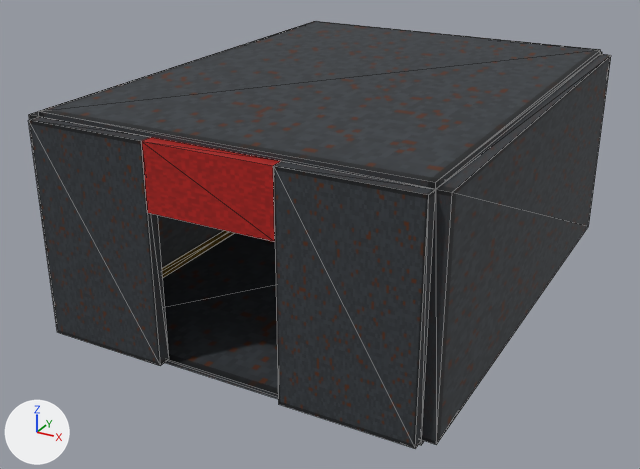
The glTF model web/public/models/station_room.glb: old version first, new version second.
The view is the same before and after, from a camera (50 mm lens) standing at (6.34, -12.75, 6.91) and looking at (-0.33, -0.61, 0.84). Arrows for +X, +Y and +Z are at lower left; the lights stay in place. The first picture is the older version. Mesh edges are drawn as thin lines. Vertices at exactly the same position are counted once.

The scene before the commit, as lines of its bpy script (objects in view):
```python
me_bn_station_room_1337_mesh = bpy.data.meshes.new('bn_station_room_1337_mesh')
me_bn_station_room_1337_mesh.from_pydata(...)  # 200 vertices, 348 faces; spans x -3.2..3.2, y -4.2..4.2, z -0.08..3.48
# faces by material slot: [24, 48, 12, 36, 84, 108, 36]
me_bn_station_room_1337_mesh.materials.append(mat_mat_door_emergency_red_ps1_w75)
me_bn_station_room_1337_mesh.materials.append(mat_mat_fluorescent_lit_ps1_w75)
me_bn_station_room_1337_mesh.materials.append(mat_mat_floor_metal_ps1_w75)
me_bn_station_room_1337_mesh.materials.append(mat_mat_floor_hazard_ps1_w75)
me_bn_station_room_1337_mesh.materials.append(mat_mat_wall_bulkhead_ps1_w75)
me_bn_station_room_1337_mesh.materials.append(mat_mat_wall_support_beam_ps1_w75)
me_bn_station_room_1337_mesh.materials.append(mat_mat_ceiling_girder_ps1_w75)
ob_bn_station_room_1337 = bpy.data.objects.new('bn_station_room_1337', me_bn_station_room_1337_mesh)
ob_bn_station_room_1337.location = (0.0, 0.0, 0.0)
```
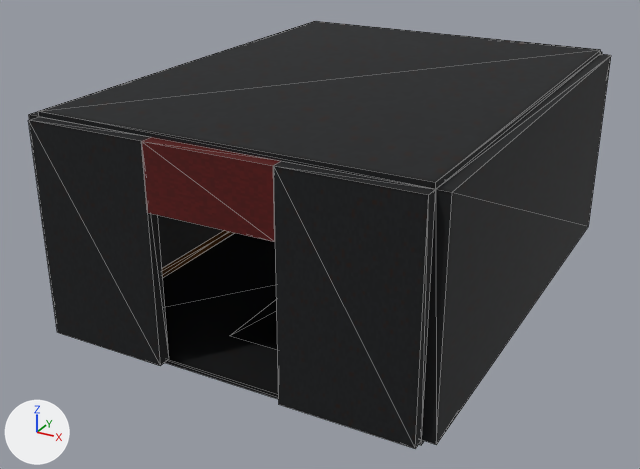
The newer file is also turned or shifted as a whole; pictures and numbers use the older file's frame.

Patch to the scene script:
```diff
--- a/web/public/models/station_room.glb.py
+++ b/web/public/models/station_room.glb.py
@@ mat_mat_psx_industrial_hazard_door_emergency_red_w50 @@
+mat_mat_psx_industrial_hazard_door_emergency_red_w50 = bpy.data.materials.new('mat_psx_industrial_hazard_door_emergency_red_w50')
+# uses the picture img_ps1_atlas_w50_s42
@@ mat_mat_psx_industrial_hazard_ceiling_girder_w50 @@
+mat_mat_psx_industrial_hazard_ceiling_girder_w50 = bpy.data.materials.new('mat_psx_industrial_hazard_ceiling_girder_w50')
+# uses the picture img_ps1_atlas_w50_s42
@@ mat_mat_psx_industrial_hazard_wall_bulkhead_w50 @@
+mat_mat_psx_industrial_hazard_wall_bulkhead_w50 = bpy.data.materials.new('mat_psx_industrial_hazard_wall_bulkhead_w50')
+# uses the picture img_ps1_atlas_w50_s42
@@ mat_mat_psx_industrial_hazard_wall_support_beam_w50 @@
+mat_mat_psx_industrial_hazard_wall_support_beam_w50 = bpy.data.materials.new('mat_psx_industrial_hazard_wall_support_beam_w50')
+# uses the picture img_ps1_atlas_w50_s42
@@ mat_mat_psx_industrial_hazard_floor_grate_w50 @@
+mat_mat_psx_industrial_hazard_floor_grate_w50 = bpy.data.materials.new('mat_psx_industrial_hazard_floor_grate_w50')
+# uses the picture img_ps1_atlas_w50_s42
@@ mat_mat_psx_industrial_hazard_floor_metal_w50 @@
+mat_mat_psx_industrial_hazard_floor_metal_w50 = bpy.data.materials.new('mat_psx_industrial_hazard_floor_metal_w50')
+# uses the picture img_ps1_atlas_w50_s42
@@ mat_mat_psx_industrial_hazard_fluorescent_lit_w50 @@
+mat_mat_psx_industrial_hazard_fluorescent_lit_w50 = bpy.data.materials.new('mat_psx_industrial_hazard_fluorescent_lit_w50')
+# colours: white #f3fdff, mixed with the vertex colours
+# uses the picture img_ps1_atlas_w50_s42
@@ mat_mat_psx_industrial_hazard_floor_hazard_w50 @@
+mat_mat_psx_industrial_hazard_floor_hazard_w50 = bpy.data.materials.new('mat_psx_industrial_hazard_floor_hazard_w50')
+# uses the picture img_ps1_atlas_w50_s42
@@ me_bn_station_room_1337_mesh @@
-me_bn_station_room_1337_mesh.from_pydata(...)  # 200 vertices, 348 faces; spans x -3.2..3.2, y -4.2..4.2, z -0.08..3.48
-me_bn_station_room_1337_mesh.materials.append(mat_mat_fluorescent_lit_ps1_w75)
-me_bn_station_room_1337_mesh.materials.append(mat_mat_wall_support_beam_ps1_w75)
-me_bn_station_room_1337_mesh.materials.append(mat_mat_ceiling_girder_ps1_w75)
+me_bn_station_room_1337_mesh.from_pydata(...)  # 192 vertices, 336 faces; spans x -3.2..3.2, y -4.2..4.2, z -0.08..3.48
+# me_bn_station_room_1337_mesh part 1: the loose piece of 8 vertices spanning x -2.64..2.64, y 0.96..4.0, z 0.0..0.35 is scaled about its middle by (0.227, 1.97, 0.0171), then moved by (0.0, -2.48, -0.17), in mat_mat_psx_industrial_hazard_floor_grate_w50
+# me_bn_station_room_1337_mesh part 2: 324 kept faces spanning x -3.2..3.2, y -4.2..4.2, z -0.08..3.48 get new vertex colours; the middle colour goes from white #ffffff to grey #808080
+# me_bn_station_room_1337_mesh part 3: 24 faces spanning x -1.0..1.0, y -4.2..4.2, z 2.4..3.4 switch from mat_mat_door_emergency_red_ps1_w75 to mat_mat_psx_industrial_hazard_door_emergency_red_w50
+# me_bn_station_room_1337_mesh part 4: 12 faces spanning x -3.0..3.0, y -4.0..4.0, z -0.08..0.0 switch from mat_mat_floor_metal_ps1_w75 to mat_mat_psx_industrial_hazard_floor_metal_w50
+# me_bn_station_room_1337_mesh part 5: 24 faces spanning x -3.0..3.0, y -4.0..4.0, z 0.0 switch from mat_mat_floor_hazard_ps1_w75 to mat_mat_psx_industrial_hazard_floor_hazard_w50
+# me_bn_station_room_1337_mesh part 6: 84 faces spanning x -3.2..3.2, y -4.2..4.2, z 0.0..3.48 switch from mat_mat_wall_bulkhead_ps1_w75 to mat_mat_psx_industrial_hazard_wall_bulkhead_w50
+# other edits to the shape of me_bn_station_room_1337_mesh do not show in these pictures
+me_bn_station_room_1337_mesh.materials.append(mat_mat_psx_industrial_hazard_fluorescent_lit_w50)
+me_bn_station_room_1337_mesh.materials.append(mat_mat_psx_industrial_hazard_floor_grate_w50)
+me_bn_station_room_1337_mesh.materials.append(mat_mat_psx_industrial_hazard_wall_support_beam_w50)
+me_bn_station_room_1337_mesh.materials.append(mat_mat_psx_industrial_hazard_ceiling_girder_w50)
```

Changed parts and their boxes [x1, y1, x2, y2] in the pictures (640 x 469 px; the box of a moved part takes in the faces that stretch with it):
part 1 of me_bn_station_room_1337_mesh, moved or reshaped (not visible before)
    after: [230, 300, 277, 350]
part 2 of me_bn_station_room_1337_mesh, recoloured
    both: [29, 21, 610, 446]
part 3 of me_bn_station_room_1337_mesh, recoloured
    both: [141, 137, 281, 242]
part 4 of me_bn_station_room_1337_mesh, recoloured
    both: [162, 233, 278, 399]
part 5 of me_bn_station_room_1337_mesh, recoloured
    both: [162, 230, 234, 278]
part 6 of me_bn_station_room_1337_mesh, recoloured
    both: [29, 21, 610, 446]
